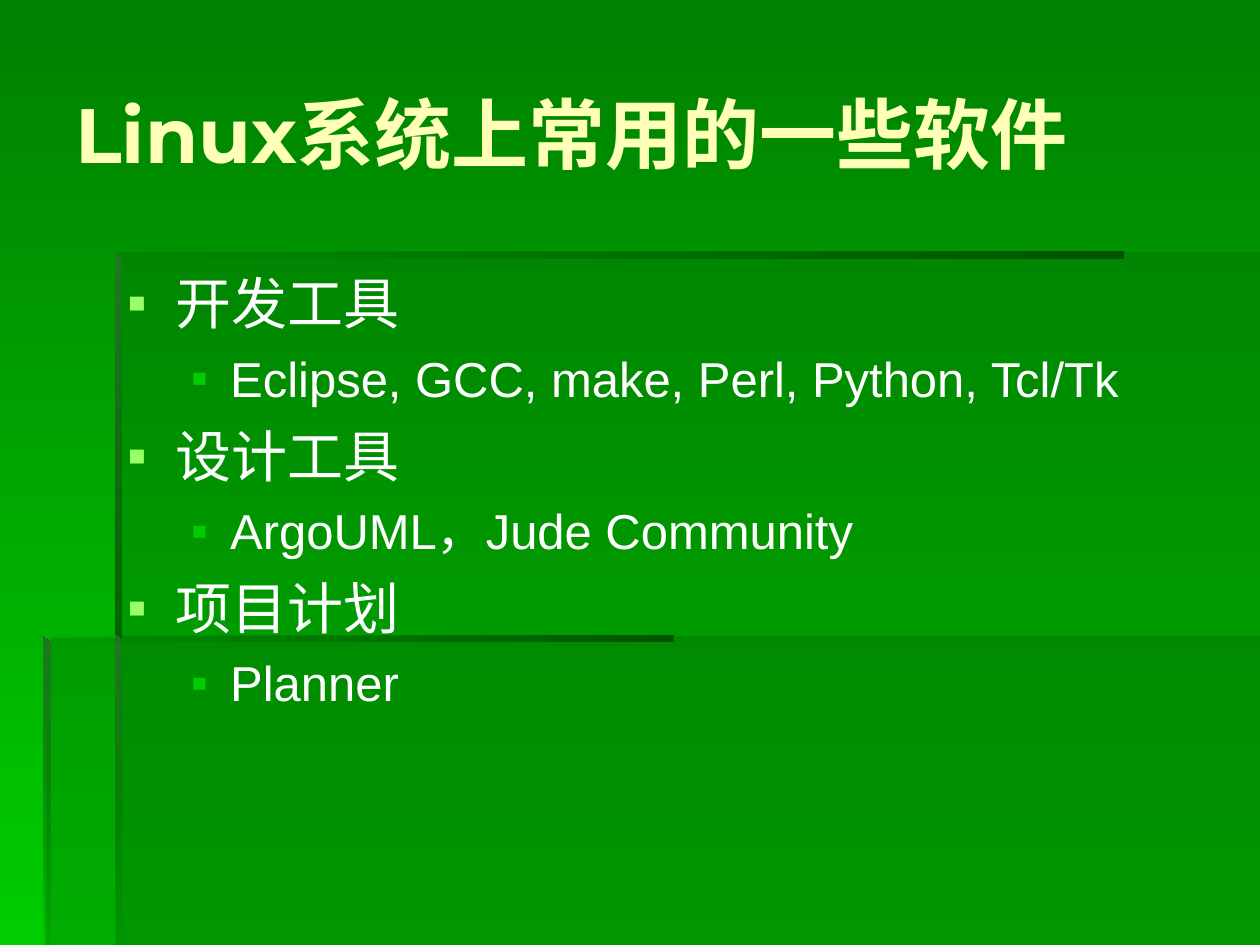
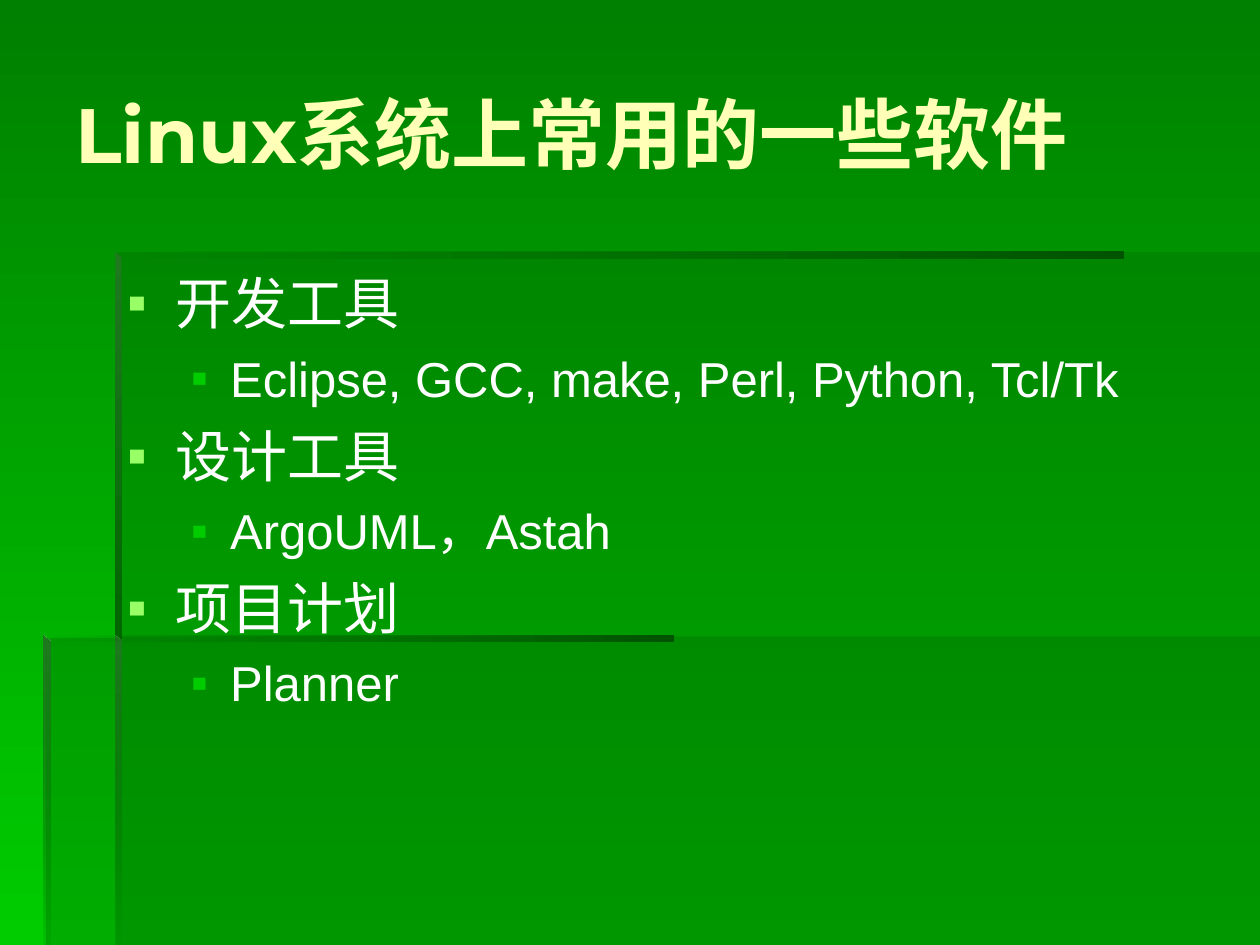
Before and after one commit to origin2007/computer_system, a slide deck: slide 53 of 06软件基础之操作系统.ppt. Drawn at 1260x945 pixels with LibreOffice and Linux fonts; fonts in the diff are those of the drawing. Boxes give left, top, right and bottom in pixels: in the first picture for what was removed or moved away, otherwise in the second. Text is boxed around its words. In the diff, an @@ line names an element or a change of style, - is before the commit and + after.

```diff
--- a/06软件基础之操作系统.ppt
+++ b/06软件基础之操作系统.ppt
@@ text at (x1=230, y1=513, x2=611, y2=559): text changed @@
-  ▪ ArgoUML，Jude Community
+  ▪ ArgoUML，Astah
```
Also in this commit, not shown: 51 other slides changed, 1 slide added, 1 slide removed, 6 other files.
